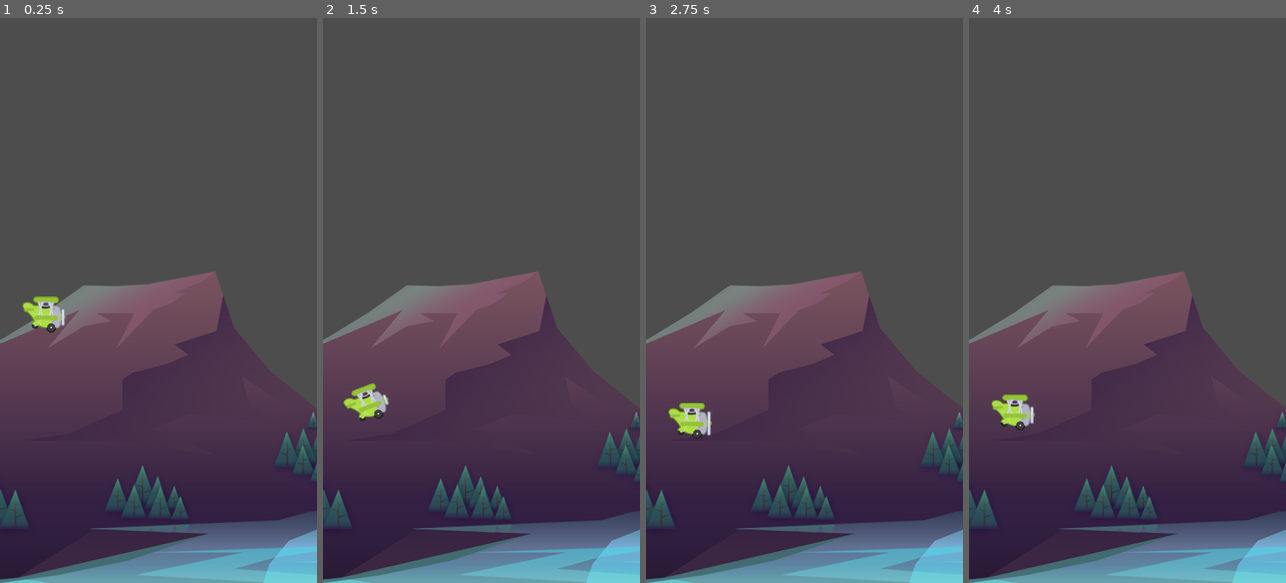
Above: before the commit, frames 1-4 (left to right).
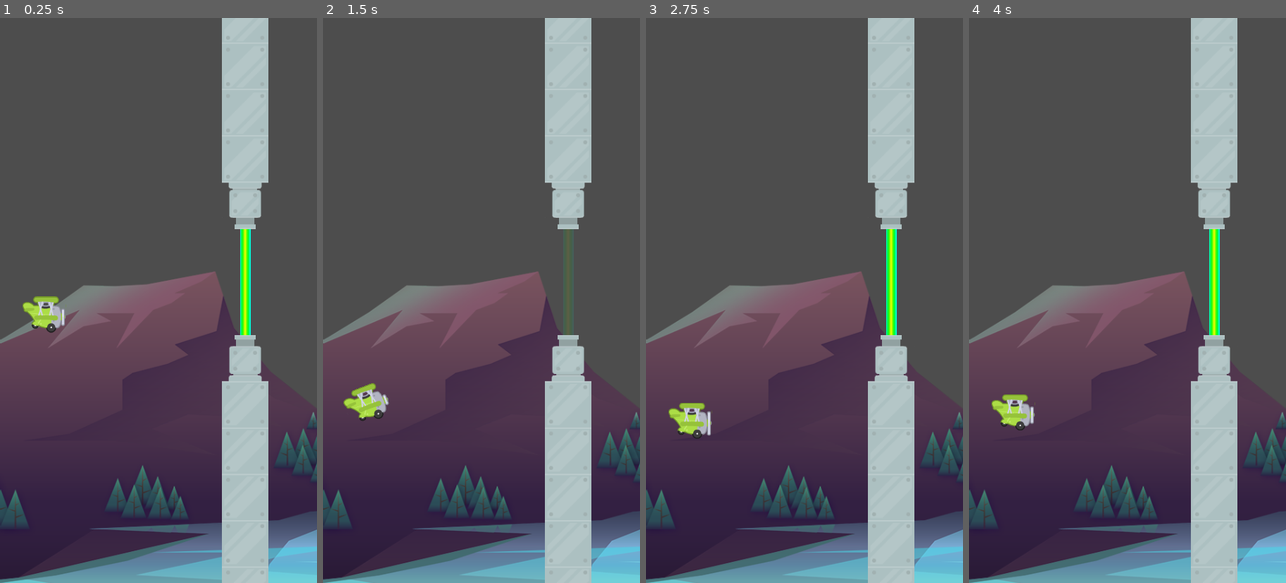
Above: after the commit, the same moments.

Repository: Babrakov/tappy
Game: Godot game, scene res://scenes/games.tscn
Same seed, same stepped clock (60 frames per second), same inputs: the game is played once before the commit and once after it.
Inputs:
- Up to frame 1 (0.25 s): no input
- Up to frame 2 (1.5 s): tap Space (fly) at 0.6, 1.35 s
- Up to frame 3 (2.75 s): tap Space (fly) at 2.1 s
- Up to frame 4 (4 s): tap Space (fly) at 2.85, 3.6 s

The runs differ from the first frame. In frame 1, 12% of the frame differs, in the area x 70-85%, y 0-100%; in frame 2, 11%; in frame 3, 12%; in frame 4, 12%.

Commit message:
Laser and pipes scenes

Diff:
--- a/scenes/games.tscn
+++ b/scenes/games.tscn
@@ -1,8 +1,9 @@
-[gd_scene load_steps=4 format=3 uid="uid://dq8avnspokhh0"]
+[gd_scene load_steps=5 format=3 uid="uid://dq8avnspokhh0"]
 
 [ext_resource type="Texture2D" uid="uid://e4g8etybuwq8" path="res://assets/background/rocks_2.png" id="1_eacpm"]
 [ext_resource type="PackedScene" uid="uid://citegsbrmu4pu" path="res://scenes/plane.tscn" id="2_3v7fa"]
 [ext_resource type="PackedScene" uid="uid://b7h3mn4rw65tw" path="res://scenes/barrier.tscn" id="3_l5ojf"]
+[ext_resource type="PackedScene" uid="uid://juogcfnlfite" path="res://scenes/pipes.tscn" id="4_cdj3r"]
 
 [node name="Games" type="Node2D"]
 
@@ -10,11 +11,14 @@
 position = Vector2(347, 411)
 texture = ExtResource("1_eacpm")
 
-[node name="Plane" parent="Sprite2D" instance=ExtResource("2_3v7fa")]
-position = Vector2(-281, 4)
+[node name="Plane" parent="." instance=ExtResource("2_3v7fa")]
+position = Vector2(66, 415)
 
 [node name="ceiling" parent="." instance=ExtResource("3_l5ojf")]
 position = Vector2(-1, -19)
 
 [node name="floor" parent="." instance=ExtResource("3_l5ojf")]
 position = Vector2(-4, 862)
+
+[node name="Pipes" parent="." instance=ExtResource("4_cdj3r")]
+position = Vector2(371, 399)
--- /dev/null
+++ b/scenes/laser.tscn
@@ -0,0 +1,44 @@
+[gd_scene load_steps=5 format=3 uid="uid://dhicxeko5rmh4"]
+
+[ext_resource type="Texture2D" uid="uid://d4l5x57pxvif4" path="res://assets/pipes/laser2.png" id="1_rn8yb"]
+
+[sub_resource type="RectangleShape2D" id="RectangleShape2D_bxj88"]
+size = Vector2(3, 232)
+
+[sub_resource type="Animation" id="Animation_lpyco"]
+resource_name = "new_animation"
+loop_mode = 1
+step = 0.1
+tracks/0/type = "value"
+tracks/0/imported = false
+tracks/0/enabled = true
+tracks/0/path = NodePath("Sprite2D:self_modulate")
+tracks/0/interp = 1
+tracks/0/loop_wrap = true
+tracks/0/keys = {
+"times": PackedFloat32Array(0, 0.4, 0.5, 0.6),
+"transitions": PackedFloat32Array(1, 1, 1, 1),
+"update": 0,
+"values": [Color(1, 1, 1, 1), Color(1, 1, 1, 1), Color(1, 1, 1, 0.101961), Color(1, 1, 1, 1)]
+}
+
+[sub_resource type="AnimationLibrary" id="AnimationLibrary_0ll6w"]
+_data = {
+"flash": SubResource("Animation_lpyco")
+}
+
+[node name="Laser" type="Area2D"]
+
+[node name="Sprite2D" type="Sprite2D" parent="."]
+scale = Vector2(1, 8)
+texture = ExtResource("1_rn8yb")
+
+[node name="CollisionShape2D" type="CollisionShape2D" parent="."]
+position = Vector2(65, 1)
+shape = SubResource("RectangleShape2D_bxj88")
+
+[node name="AnimationPlayer" type="AnimationPlayer" parent="."]
+libraries = {
+"": SubResource("AnimationLibrary_0ll6w")
+}
+autoplay = "flash"
--- /dev/null
+++ b/scenes/pipes.tscn
@@ -0,0 +1,24 @@
+[gd_scene load_steps=4 format=3 uid="uid://juogcfnlfite"]
+
+[ext_resource type="PackedScene" uid="uid://drh05w1uy6i50" path="res://scenes/pipe.tscn" id="1_ub5oi"]
+[ext_resource type="PackedScene" uid="uid://dhicxeko5rmh4" path="res://scenes/laser.tscn" id="2_0tr8j"]
+[ext_resource type="AudioStream" uid="uid://d1212flsrkvk1" path="res://assets/audio/score.wav" id="3_21ni7"]
+
+[node name="Pipes" type="Node2D"]
+
+[node name="Upper" parent="." instance=ExtResource("1_ub5oi")]
+z_index = 1
+position = Vector2(0, -80)
+rotation = 3.14159
+
+[node name="Lower" parent="." instance=ExtResource("1_ub5oi")]
+z_index = 1
+position = Vector2(0, 80)
+
+[node name="Laser" parent="." instance=ExtResource("2_0tr8j")]
+
+[node name="VisibleOnScreenNotifier2D" type="VisibleOnScreenNotifier2D" parent="."]
+position = Vector2(27, 0)
+
+[node name="Score" type="AudioStreamPlayer" parent="."]
+stream = ExtResource("3_21ni7")
